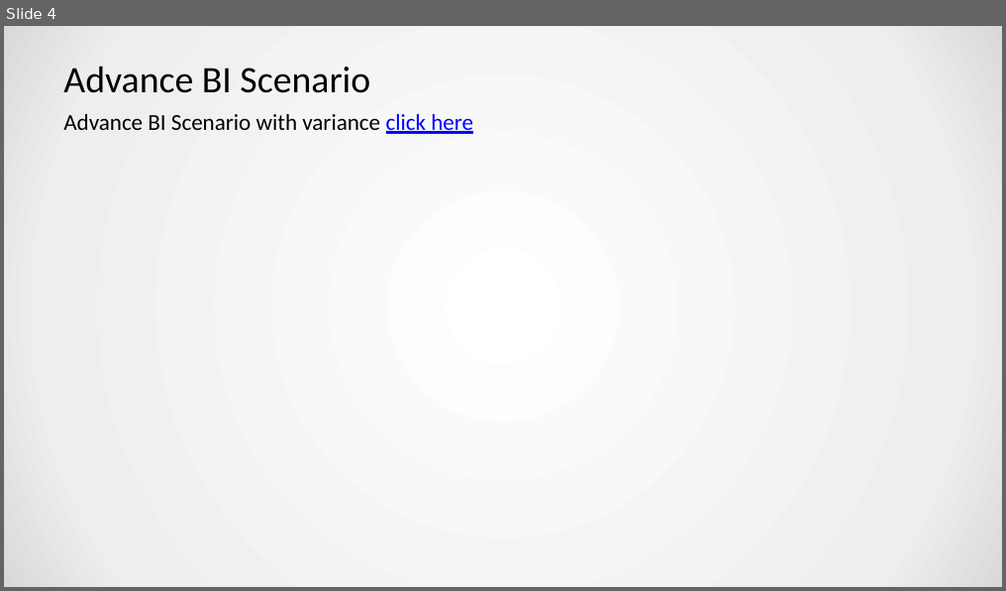
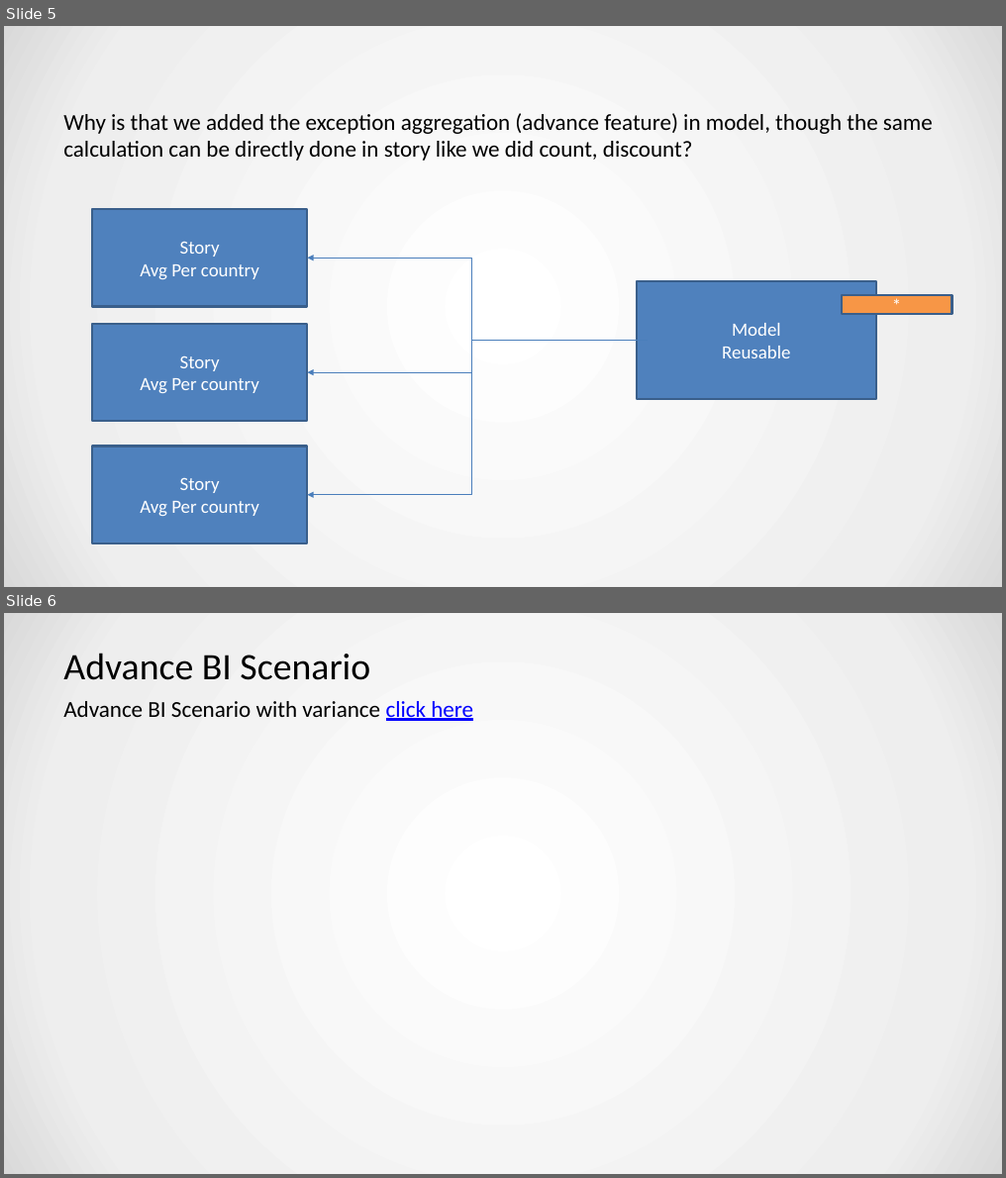
Before and after one commit to soyuztechnologies/EY_SAC_Feb2022, a slide deck: day 4/SAC_Training Day 4.pptx. Shown one above the other, each under a label of ours: slide 4 before the commit, slides 5 and 6 after it. The pictures are 1006x591 and 1006x1178 pixels, drawn with LibreOffice and Linux fonts; fonts in the diff are those of the drawing. Boxes give left, top, right and bottom in pixels: in the first picture for what was removed or moved away, otherwise in the second. Text is boxed around its words. In the diff, an @@ line names an element or a change of style, - is before the commit and + after.

```diff
--- a/day 4/SAC_Training Day 4.pptx
+++ b/day 4/SAC_Training Day 4.pptx
@@ slide 5 added at [4, 26, 1002, 587], background gradient #FFFFFF to #EEEEEE to #D9D9D9 @@
@@ text added at [63, 113, 933, 161], 22 pt, text #000000 @@
+Why is that we added the exception aggregation (advance feature) in model, though the same calculation can be directly done in story like we did count, discount?
@@ rectangle added at [92, 209, 308, 307], fill #4F81BD, outline #3A5F8C 2 pt, 18 pt, text #FFFFFF @@
+Story
+Avg Per country
@@ elbow arrow added from (637, 341) to (307, 258), #4B7EBC 0.75 pt @@
@@ rectangle added at [637, 281, 877, 399], fill #4F81BD, outline #3A5F8C 2 pt, 18 pt, text #FFFFFF @@
+Model
+Reusable
@@ rectangle added at [842, 294, 952, 314], fill #F79646, outline #3A5F8C 2 pt, 18 pt, text #FFFFFF @@
+*
@@ rectangle added at [92, 324, 308, 421], fill #4F81BD, outline #3A5F8C 2 pt, 18 pt, text #FFFFFF @@
+Story
+Avg Per country
@@ elbow arrow added from (648, 341) to (307, 495), #4B7EBC 0.75 pt @@
@@ elbow arrow added from (637, 341) to (307, 372), #4B7EBC 0.75 pt @@
@@ rectangle added at [92, 446, 308, 544], fill #4F81BD, outline #3A5F8C 2 pt, 18 pt, text #FFFFFF @@
+Story
+Avg Per country
@@ what was slide 4 is now slide 6 @@
```
Also in this commit, not shown: 1 other slide added, 1 other file.
